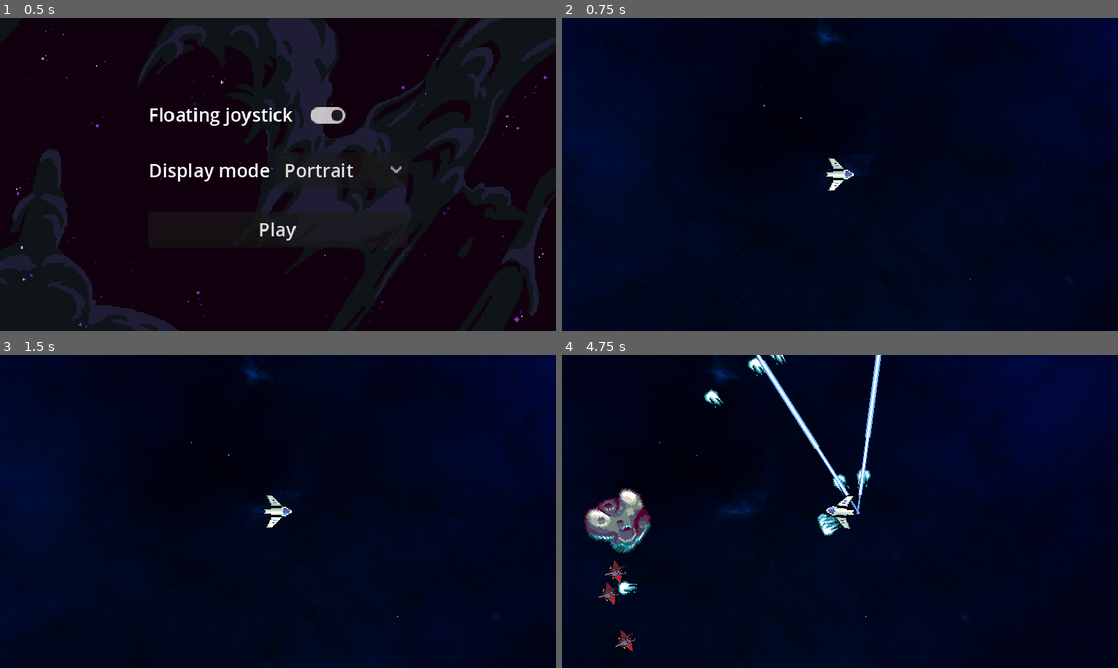
Above: before the commit, frames 1-4 (two rows, left to right).
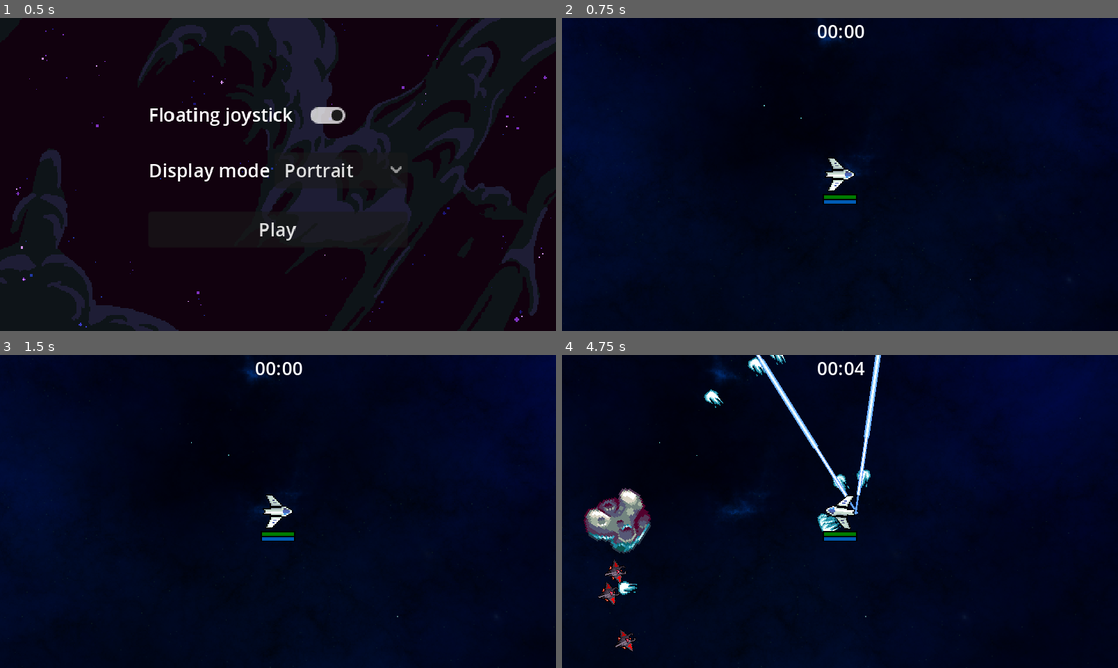
Above: after the commit, the same moments.

Repository: nathanchevenard/GodotSurvivor
Game: Godot game, scene res://Scenes/Settings/Settings.tscn
Same seed, same stepped clock (60 frames per second), same inputs: the game is played once before the commit and once after it. The engine's default icon, where the game draws it, is replaced by a stand-in: a white triangle on a blue panel in a dark square.
Inputs (mouse positions are in pixels of both pictures, inside the frame that each line leads up to):
- Up to frame 1 (0.5 s): no input
- Up to frame 2 (0.75 s): click "Play" at 0.5 s
- Up to frame 3 (1.5 s): tap Enter at 1.25 s; move the mouse to (400, 495) at 1.27 s; press the mouse at (400, 495) at 1.28 s; hold Right (move_right) from 1.28 s (still down)
- Up to frame 4 (4.75 s): move the mouse to (728, 527) at 2.02 s; release Right (move_right) at 2.03 s; release the mouse at (728, 527) at 2.03 s; hold Down (move_down) 2.03-2.78 s; click (728, 527) at 2.1 s; move the mouse to (895, 442) at 2.77 s; press the mouse at (895, 442) at 2.78 s; hold Right (move_right) 2.78-3.53 s; move the mouse to (812, 574) at 3.52 s; release the mouse at (812, 574) at 3.53 s; hold Up (move_up) 3.53-4.28 s; click (812, 574) at 3.6 s; move the mouse to (1006, 558) at 4.27 s; press the mouse at (1006, 558) at 4.28 s; hold Left (move_left) from 4.28 s (still down)

Frame 1 is identical in both runs. In frame 2, 0.4% of the frame differs, in the area x 46-55%, y 2-60%; in frame 3, 0.4%; in frame 4, 1.1%, in the area x 35-58%, y 0-60%.

Commit message:
Added health, shield, enemies and asteroid damage, timer

Diff:
--- a/Scenes/Asteroid/Asteroid.tscn
+++ b/Scenes/Asteroid/Asteroid.tscn
@@ -34,12 +34,14 @@
 radius = 15.0333
 
 [node name="Asteroid" type="CharacterBody2D" groups=["Obstacle"]]
-scale = Vector2(2.41123, 2.41123)
-collision_layer = 2
+scale = Vector2(1.89109, 1.89109)
+collision_layer = 8
 collision_mask = 3
 script = ExtResource("1_1nkik")
 size = 2
-direction = Vector2(0.550149, 0.835066)
+direction = Vector2(0.977647, 0.210254)
+attack = null
+cooldown = null
 asteroid_size_array = Array[ExtResource("2_papve")]([SubResource("Resource_ev82s"), SubResource("Resource_v5go4"), SubResource("Resource_8hw04")])
 
 [node name="Sprite2D" type="Sprite2D" parent="."]
@@ -60,3 +62,4 @@
 debug_color = Color(0.47451, 0.494118, 0.501961, 0.419608)
 
 [connection signal="body_entered" from="Area2D" to="." method="_on_area_2d_body_entered"]
+[connection signal="body_exited" from="Area2D" to="." method="_on_area_2d_body_exited"]
--- a/Scenes/Enemy/Broodling.tscn
+++ b/Scenes/Enemy/Broodling.tscn
@@ -1,9 +1,37 @@
-[gd_scene load_steps=3 format=3 uid="uid://c8fd3xjj47eai"]
+[gd_scene load_steps=5 format=3 uid="uid://c8fd3xjj47eai"]
 
-[ext_resource type="PackedScene" uid="uid://bq704mti0ukrl" path="res://Scenes/Enemy/Enemy.tscn" id="1_65hp2"]
+[ext_resource type="Script" path="res://Scripts/Character/Enemy/Enemy.gd" id="1_q31j1"]
 [ext_resource type="Texture2D" uid="uid://mr1ai7nel24y" path="res://Sprites/Ship/BaseEnemy2.png" id="2_n2anr"]
 
-[node name="Broodling" instance=ExtResource("1_65hp2")]
+[sub_resource type="CircleShape2D" id="CircleShape2D_ajf76"]
+radius = 8.71428
 
-[node name="Sprite2D" parent="." index="0"]
+[sub_resource type="CircleShape2D" id="CircleShape2D_gcmls"]
+radius = 11.5714
+
+[node name="Broodling" type="CharacterBody2D" groups=["Enemy"]]
+scale = Vector2(0.7, 0.7)
+collision_layer = 2
+collision_mask = 11
+script = ExtResource("1_q31j1")
+speed_max = 70.0
+target_groups = Array[String](["Player"])
+
+[node name="Sprite2D" type="Sprite2D" parent="."]
+rotation = 1.5708
 texture = ExtResource("2_n2anr")
+
+[node name="CollisionShape2D" type="CollisionShape2D" parent="."]
+position = Vector2(-3, 0)
+shape = SubResource("CircleShape2D_ajf76")
+debug_color = Color(0.913725, 0, 0.0470588, 0.419608)
+
+[node name="Area2D" type="Area2D" parent="."]
+
+[node name="CollisionShape2D" type="CollisionShape2D" parent="Area2D"]
+position = Vector2(-3, 0)
+shape = SubResource("CircleShape2D_gcmls")
+debug_color = Color(0.411765, 0.431373, 0.501961, 0.419608)
+
+[connection signal="body_entered" from="Area2D" to="." method="_on_area_2d_body_entered"]
+[connection signal="body_exited" from="Area2D" to="." method="_on_area_2d_body_exited"]
--- a/Scenes/Enemy/Enemy.tscn
+++ /dev/null
@@ -1,36 +0,0 @@
-[gd_scene load_steps=5 format=3 uid="uid://bq704mti0ukrl"]
-
-[ext_resource type="Script" path="res://Scripts/Character/Enemy/Enemy.gd" id="1_4v08m"]
-[ext_resource type="Texture2D" uid="uid://cj4wg4am3e7bq" path="res://icon.svg" id="2_p01tw"]
-
-[sub_resource type="CircleShape2D" id="CircleShape2D_ajf76"]
-radius = 8.71428
-
-[sub_resource type="CircleShape2D" id="CircleShape2D_gcmls"]
-radius = 11.5714
-
-[node name="Enemy" type="CharacterBody2D" groups=["Enemy"]]
-scale = Vector2(0.7, 0.7)
-collision_layer = 2
-collision_mask = 3
-script = ExtResource("1_4v08m")
-max_speed = 70.0
-target_groups = Array[String](["Player"])
-
-[node name="Sprite2D" type="Sprite2D" parent="."]
-rotation = 1.5708
-texture = ExtResource("2_p01tw")
-
-[node name="CollisionShape2D" type="CollisionShape2D" parent="."]
-position = Vector2(-3, 0)
-shape = SubResource("CircleShape2D_ajf76")
-debug_color = Color(0.913725, 0, 0.0470588, 0.419608)
-
-[node name="Area2D" type="Area2D" parent="."]
-
-[node name="CollisionShape2D" type="CollisionShape2D" parent="Area2D"]
-position = Vector2(-3, 0)
-shape = SubResource("CircleShape2D_gcmls")
-debug_color = Color(0.411765, 0.431373, 0.501961, 0.419608)
-
-[connection signal="body_entered" from="Area2D" to="." method="_on_area_2d_body_entered"]
--- a/Scenes/Level/Level.tscn
+++ b/Scenes/Level/Level.tscn
@@ -8,6 +8,7 @@
 [ext_resource type="PackedScene" uid="uid://clvvt6oylh6ou" path="res://Scenes/UI/Joystick.tscn" id="6_o0aqk"]
 [ext_resource type="Texture2D" uid="uid://o3f1c781hx7w" path="res://Sprites/BlackHole.png" id="7_kfec1"]
 [ext_resource type="PackedScene" uid="uid://c8fd3xjj47eai" path="res://Scenes/Enemy/Broodling.tscn" id="8_xwq3q"]
+[ext_resource type="Script" path="res://Scripts/UI/GameStatistic.gd" id="9_pcfry"]
 
 [node name="Level" type="Node2D"]
 script = ExtResource("1_lh7mg")
@@ -75,6 +76,17 @@
 [node name="Joystick" parent="BorderLayer" instance=ExtResource("6_o0aqk")]
 visible = false
 
+[node name="Timer" type="Label" parent="BorderLayer"]
+anchors_preset = 5
+anchor_left = 0.5
+anchor_right = 0.5
+offset_left = -20.5
+offset_right = 20.5
+offset_bottom = 23.0
+grow_horizontal = 2
+text = "00:00"
+script = ExtResource("9_pcfry")
+
 [node name="GameOverLayer" type="CanvasLayer" parent="."]
 
 [node name="GameOver" type="Control" parent="GameOverLayer"]
@@ -119,6 +131,7 @@
 layout_mode = 2
 text = "Menu"
 
+[connection signal="game_end" from="." to="BorderLayer/Timer" method="_on_game_end"]
 [connection signal="destroyed" from="Player" to="." method="_on_player_destroyed"]
 [connection signal="timeout" from="EnemyHandler/EnemySpawnTimer" to="." method="_on_enemy_spawn_timer_timeout"]
 [connection signal="timeout" from="ObstacleHandler/ObstacleSpawnTimer" to="." method="_on_obstacle_spawn_timer_timeout"]
--- a/Scenes/Player/player.tscn
+++ b/Scenes/Player/player.tscn
@@ -6,17 +6,24 @@
 [ext_resource type="PackedScene" uid="uid://p6by0sq0m6aj" path="res://Scenes/Weapon/Blaster.tscn" id="4_vn0rv"]
 [ext_resource type="PackedScene" uid="uid://dhmg6xqpe6j5m" path="res://Scenes/Weapon/Laser.tscn" id="5_m1bf1"]
 [ext_resource type="PackedScene" uid="uid://cue3sdqmec5dg" path="res://Scenes/Weapon/BombLauncher.tscn" id="6_dsrmc"]
+[ext_resource type="PackedScene" uid="uid://d23qp5ohiqepc" path="res://Scenes/UI/HealthBar.tscn" id="7_0rhm3"]
 
 [sub_resource type="CircleShape2D" id="CircleShape2D_w5q1e"]
 radius = 11.0
 
+[sub_resource type="StyleBoxFlat" id="StyleBoxFlat_qshp3"]
+bg_color = Color(0, 0.356863, 0.709804, 1)
+
 [node name="Player" type="CharacterBody2D" groups=["Player"]]
 z_index = 1
-collision_mask = 0
+collision_mask = 8
 script = ExtResource("1_xm3y8")
 attack_speed = 0.5
 projectile_scene = ExtResource("2_ywvpm")
 target_groups = Array[String](["Enemy"])
+health_max = 100
+shield_max = 30
+shield_regen = 1.0
 
 [node name="Sprite2D" type="Sprite2D" parent="."]
 rotation = 1.5708
@@ -28,10 +35,30 @@
 [node name="Camera2D" type="Camera2D" parent="."]
 
 [node name="Blaster" parent="." instance=ExtResource("4_vn0rv")]
+damage = 10.0
 cooldown = 1.0
 projectile_number = 5
 
 [node name="Laser" parent="." instance=ExtResource("5_m1bf1")]
+damage = 10.0
 projectile_number = 2
 
 [node name="BombLauncher" parent="." instance=ExtResource("6_dsrmc")]
+damage = 10.0
+
+[node name="HealthBar" parent="." instance=ExtResource("7_0rhm3")]
+
+[node name="ShieldBar" parent="." instance=ExtResource("7_0rhm3")]
+
+[node name="ProgressBar" parent="ShieldBar" index="0"]
+offset_top = 22.0
+offset_bottom = 25.0
+
+[node name="ProgressBar" parent="ShieldBar/ProgressBar" index="0"]
+theme_override_styles/fill = SubResource("StyleBoxFlat_qshp3")
+
+[connection signal="health_changed" from="." to="HealthBar/ProgressBar/ProgressBar" method="_on_value_update"]
+[connection signal="shield_changed" from="." to="ShieldBar/ProgressBar/ProgressBar" method="_on_value_update"]
+
+[editable path="HealthBar"]
+[editable path="ShieldBar"]
--- a/Scenes/Projectile/Blast.tscn
+++ b/Scenes/Projectile/Blast.tscn
@@ -44,7 +44,7 @@
 
 [node name="Blast" type="Area2D"]
 collision_layer = 4
-collision_mask = 2
+collision_mask = 10
 script = ExtResource("1_uxrx4")
 
 [node name="AnimatedSprite2D" type="AnimatedSprite2D" parent="."]
--- a/Scenes/Projectile/Explosion.tscn
+++ b/Scenes/Projectile/Explosion.tscn
@@ -82,7 +82,7 @@
 z_index = 2
 sprite_frames = SubResource("SpriteFrames_n3y73")
 autoplay = "default"
-frame_progress = 0.0582551
+frame_progress = 0.301117
 
 [node name="CollisionShape2D" type="CollisionShape2D" parent="."]
 shape = SubResource("CircleShape2D_1ljco")
--- /dev/null
+++ b/Scenes/UI/HealthBar.tscn
@@ -0,0 +1,54 @@
+[gd_scene load_steps=6 format=3 uid="uid://d23qp5ohiqepc"]
+
+[ext_resource type="Script" path="res://Scripts/UI/HealthBar.gd" id="1_mvdmi"]
+
+[sub_resource type="StyleBoxFlat" id="StyleBoxFlat_qemec"]
+bg_color = Color(0, 0, 0, 1)
+expand_margin_left = 1.0
+expand_margin_top = 1.0
+expand_margin_right = 1.0
+expand_margin_bottom = 1.0
+
+[sub_resource type="StyleBoxFlat" id="StyleBoxFlat_ywuuj"]
+bg_color = Color(1, 1, 1, 1)
+
+[sub_resource type="StyleBoxEmpty" id="StyleBoxEmpty_ql4a4"]
+
+[sub_resource type="StyleBoxFlat" id="StyleBoxFlat_csi8c"]
+bg_color = Color(0, 0.486275, 0, 1)
+
+[node name="HealthBar" type="CanvasLayer"]
+
+[node name="ProgressBar" type="ProgressBar" parent="."]
+anchors_preset = 8
+anchor_left = 0.5
+anchor_top = 0.5
+anchor_right = 0.5
+anchor_bottom = 0.5
+offset_left = -14.0
+offset_top = 18.0
+offset_right = 14.0
+offset_bottom = 21.0
+grow_horizontal = 2
+grow_vertical = 2
+theme_override_styles/background = SubResource("StyleBoxFlat_qemec")
+theme_override_styles/fill = SubResource("StyleBoxFlat_ywuuj")
+value = 50.0
+show_percentage = false
+
+[node name="ProgressBar" type="ProgressBar" parent="ProgressBar" node_paths=PackedStringArray("progress_bar_under", "timer")]
+layout_mode = 0
+offset_right = 28.0
+offset_bottom = 3.0
+theme_override_styles/background = SubResource("StyleBoxEmpty_ql4a4")
+theme_override_styles/fill = SubResource("StyleBoxFlat_csi8c")
+value = 40.0
+show_percentage = false
+script = ExtResource("1_mvdmi")
+progress_bar_under = NodePath("..")
+timer = NodePath("../Timer")
+
+[node name="Timer" type="Timer" parent="ProgressBar"]
+wait_time = 0.4
+
+[connection signal="timeout" from="ProgressBar/Timer" to="ProgressBar/ProgressBar" method="_on_timer_timeout"]
--- a/Scripts/Asteroid/Asteroid.gd
+++ b/Scripts/Asteroid/Asteroid.gd
@@ -24,8 +24,13 @@
 @export var torque : float = 50.0
 @export var size_min : float = 0.3
 @export var size_max : float = 2.5
+@export var attack : int = 10
+@export var cooldown : float = 1.0
 
 @export var asteroid_size_array : Array[AsteroidSize]
+
+var characters_in_range : Array[Character] = []
+var current_cooldown : float = 0.0
 
 var speed : float
 
@@ -54,6 +59,13 @@
 
 	rotation_degrees += torque * delta
 
+	if current_cooldown < cooldown:
+		current_cooldown += delta
+
+	if current_cooldown >= cooldown && characters_in_range.size() > 0:
+		current_cooldown = 0
+		characters_in_range[0].take_damage(attack)
+
 
 func destroy() -> void:
 	destroyed.emit()
@@ -71,4 +83,14 @@
 
 func _on_area_2d_body_entered(body: Node2D):
 	if body.is_in_group("Player"):
-		body.destroy()
+		var character : Character = body as Character
+		if character != null:
+			character.take_damage(attack)
+			characters_in_range.append(character)
+			current_cooldown = 0.0
+
+
+func _on_area_2d_body_exited(body: Node2D):
+	var character : Character = body as Character
+	if character != null && characters_in_range.has(character):
+		characters_in_range.erase(character)
--- a/Scripts/Character/Character.gd
+++ b/Scripts/Character/Character.gd
@@ -1,16 +1,34 @@
 extends CharacterBody2D
 class_name Character
 
-@export var max_speed : float = 100.0
+@export var speed_max : float = 100.0
 @export_range(0.0, 1.0) var position_acceleration : float = 0.1
 @export_range(0.0, 1.0) var rotation_acceleration : float = 0.1
 @export var target_groups : Array[String]
+
+@export var health_max : int = 10
+@export var shield_max : int = 0
+@export var shield_regen : float = 0
+
+var health : int = 0
+var shield : int = 0
+var current_shield_regen : float = 0.0
 
 var current_direction : Vector2 = Vector2.ZERO
 var last_direction : Vector2 = Vector2.ZERO
 var current_speed : float = 0.0
 
 signal destroyed
+signal health_changed(value : float)
+signal shield_changed(value : float)
+
+func _ready():
+	health = health_max
+	emit_health_changed()
+
+	shield = shield_max
+	emit_shield_changed()
+
 
 func _physics_process(delta):
 	if current_direction != Vector2.ZERO:
@@ -18,6 +36,7 @@
 		rotate_toward_direction()
 
 	move()
+	update_shield(delta)
 
 
 func rotate_toward_direction() -> void:
@@ -29,7 +48,7 @@
 	if current_direction == Vector2.ZERO:
 		current_speed = lerp(current_speed, 0.0, position_acceleration)
 	else:
-		current_speed = lerp(current_speed, max_speed, position_acceleration)
+		current_speed = lerp(current_speed, speed_max, position_acceleration)
 
 	velocity = last_direction * current_speed
 	move_and_slide()
@@ -57,6 +76,51 @@
 	return entities
 
 
+func take_damage(damage : int):
+	if shield > 0:
+		shield -= damage
+
+		if shield < 0:
+			damage = -shield
+			shield = 0
+		else:
+			damage = 0
+
+		emit_shield_changed()
+
+	health -= damage
+	emit_health_changed()
+
+	if health <= 0:
+		destroy()
+
+
+func update_shield(delta: float):
+	if shield_regen == 0 || shield >= shield_max:
+		return
+
+	current_shield_regen += delta
+
+	if current_shield_regen >= shield_regen:
+		current_shield_regen -= shield_regen
+		shield += 1
+		emit_shield_changed()
+
+
+func emit_health_changed():
+	if health_max != 0:
+			health_changed.emit(100 * health / health_max)
+	else:
+		health_changed.emit(0.0)
+
+
+func emit_shield_changed():
+	if shield_max != 0:
+			shield_changed.emit(100 * shield / shield_max)
+	else:
+		shield_changed.emit(0.0)
+
+
 func destroy() -> void:
 	destroyed.emit()
 	queue_free()
--- a/Scripts/Character/Enemy/Enemy.gd
+++ b/Scripts/Character/Enemy/Enemy.gd
@@ -1,11 +1,11 @@
 extends Character
 class_name Enemy
 
+@export var attack : int = 10
+@export var cooldown : float = 1.0
 
-# Called when the node enters the scene tree for the first time.
-func _ready():
-	pass # Replace with function body.
-
+var characters_in_range : Array[Character] = []
+var current_cooldown : float = 0.0
 
 # Called every frame. 'delta' is the elapsed time since the previous frame.
 func _physics_process(delta):
@@ -19,9 +19,28 @@
 
 	super(delta)
 
+	update_attack(delta)
+
+
+func update_attack(delta: float):
+	if current_cooldown < cooldown:
+		current_cooldown += delta
+
+	if current_cooldown >= cooldown && characters_in_range.size() > 0:
+		current_cooldown = 0
+		characters_in_range[0].take_damage(attack)
+
 
 func _on_area_2d_body_entered(body: Node2D):
 	for target_group in target_groups:
 		if body.is_in_group(target_group):
-			var player : Player = body as Player
-			player.destroy()
+			var character : Character = body as Character
+			if character != null:
+				characters_in_range.append(character)
+				update_attack(0)
+
+
+func _on_area_2d_body_exited(body: Node2D):
+	var character : Character = body as Character
+	if character != null && characters_in_range.has(character):
+		characters_in_range.erase(character)
--- a/Scripts/Character/Player/player.gd
+++ b/Scripts/Character/Player/player.gd
@@ -10,9 +10,6 @@
 var attack_cooldown : float = 0.0
 
 signal projectile_fired(projectile)
-
-func _ready():
-	pass
 
 
 func _physics_process(_delta):
--- a/Scripts/Level/Level.gd
+++ b/Scripts/Level/Level.gd
@@ -26,6 +26,8 @@
 var asteroids : Array[Asteroid]
 
 static var instance : Level = null
+
+signal game_end
 
 func _ready():
 	if instance != null:
@@ -106,3 +108,4 @@
 
 func _on_player_destroyed():
 	game_over.show()
+	game_end.emit()
--- a/Scripts/Projectile/Projectile.gd
+++ b/Scripts/Projectile/Projectile.gd
@@ -25,5 +25,6 @@
 func _on_body_entered(body : Node2D):
 	if weapon != null:
 		for target_group in weapon.target_groups:
-			if body.is_in_group(target_group) == true:
-				body.destroy()
+			if body.is_in_group(target_group) == true && weapon != null:
+				var character : Character = body as Character
+				character.take_damage(weapon.damage)
--- /dev/null
+++ b/Scripts/UI/GameStatistic.gd
@@ -0,0 +1,27 @@
+extends Label
+class_name GameStatistic
+
+var seconds : float
+var game_ended : bool = false
+
+func _process(delta):
+	if game_ended == true:
+		return
+
+	seconds += delta
+	text = time_convert(floori(seconds))
+
+
+func time_convert(time: int) -> String:
+	var seconds = time%60
+	var minutes = (time/60)%60
+	var hours = (time/60)/60
+
+	if floori(hours) == 0:
+		return "%02d:%02d" % [minutes, seconds]
+
+	return "%02d:%02d:%02d" % [hours, minutes, seconds]
+
+
+func _on_game_end():
+	game_ended = true
--- /dev/null
+++ b/Scripts/UI/HealthBar.gd
@@ -0,0 +1,15 @@
+extends ProgressBar
+class_name HealthBar
+
+@export var progress_bar_under : ProgressBar = null
+@export var timer : Timer = null
+
+var last_value : float = 0.0
+
+func _on_value_update(value : float):
+	self.value = value
+	timer.start()
+	last_value = value
+
+func _on_timer_timeout():
+	progress_bar_under.value = last_value
--- a/Scripts/Weapon/Weapon.gd
+++ b/Scripts/Weapon/Weapon.gd
@@ -11,7 +11,7 @@
 
 var character : Character
 
-var time : float = 0.0
+var current_cooldown : float = 0.0
 
 # Called when the node enters the scene tree for the first time.
 func _ready():
@@ -20,11 +20,12 @@
 
 # Called every frame. 'delta' is the elapsed time since the previous frame.
 func _process(delta):
-	time += delta
+	if current_cooldown < cooldown:
+		current_cooldown += delta
 
-	if time >= cooldown:
+	if current_cooldown >= cooldown:
 		fire()
-		time -= cooldown
+		current_cooldown = 0
 
 
 func acquire_targets() -> Array[Node2D]:
--- a/project.godot
+++ b/project.godot
@@ -71,8 +71,9 @@
 [layer_names]
 
 2d_physics/layer_1="Player"
-2d_physics/layer_2="Asteroids"
+2d_physics/layer_2="Enemy"
 2d_physics/layer_3="Projectiles"
+2d_physics/layer_4="Asteroids"
 
 [rendering]
 
Not shown: 1 places in Scenes/Level/Level.tscn that only renumber resources
Not shown: 1 places in Scenes/Player/player.tscn that only renumber resources
Not shown, changed: export_presets.cfg
